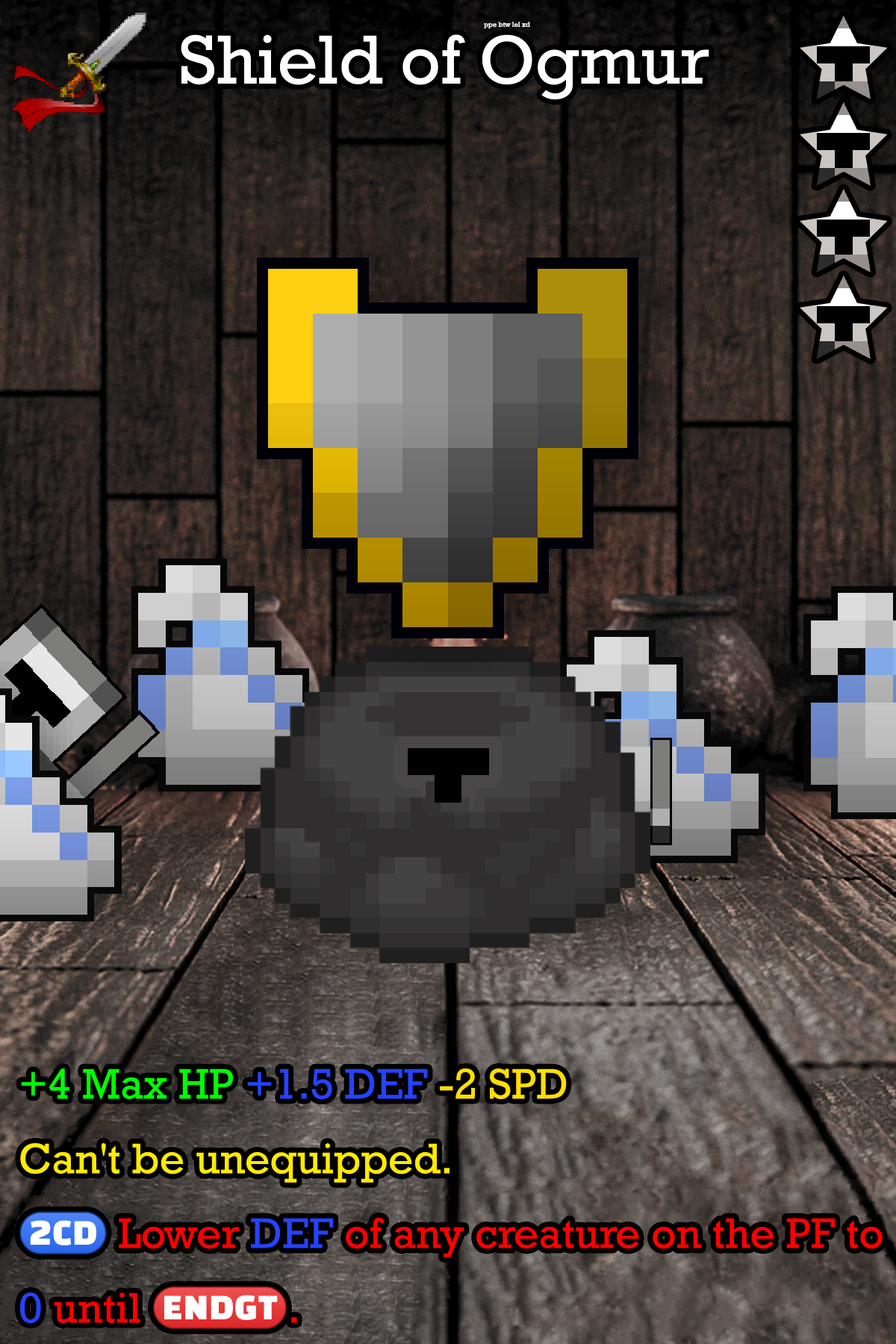
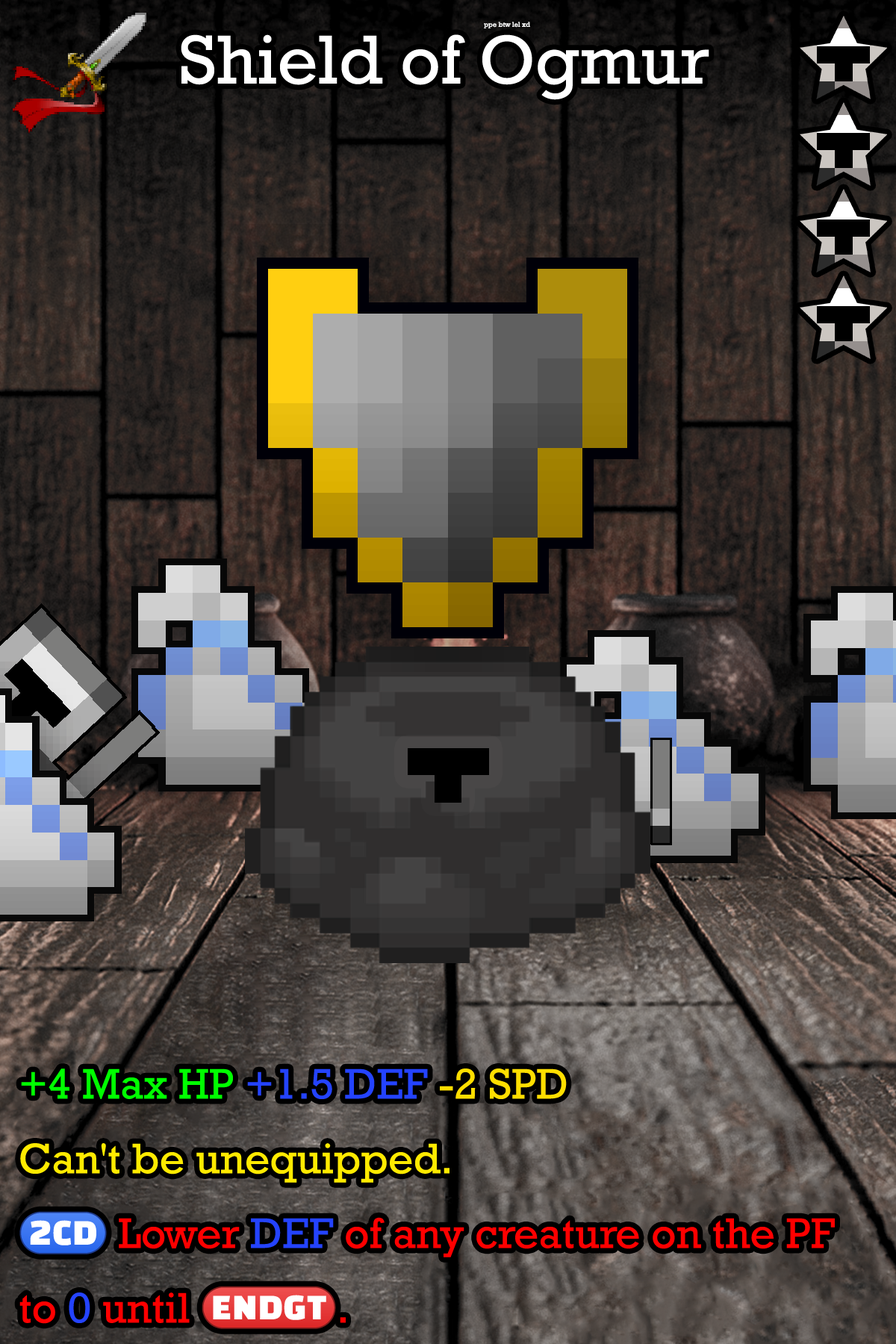
Revision of a layered 896px x 1344px image; what changed, layer by layer:
painted on "Ability" over (x1=19, y1=1219, x2=883, y2=1329)
